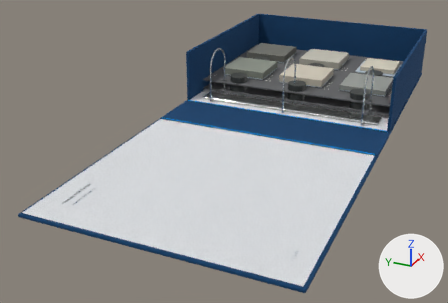
The glTF model volume-3-model.glb: old version first, new version second.
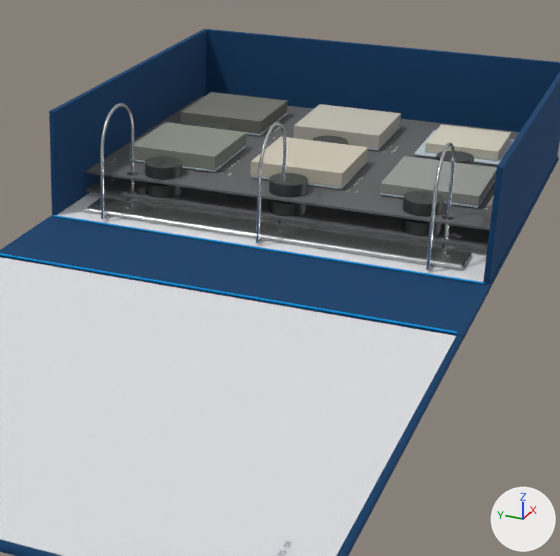
There are two pictures of each version: one whole from a 50 mm lens placed at (-0.752, -0.253, 0.306), pointed at (-0.089, 0.046, -0.026), one close up on the part from 36% to 94% of the width and 0% to 85% of the height. Every picture has the same lights, and +X, +Y and +Z are marked at lower right. The first two pictures are the older version. Where no turn or scale is listed for an object, it has been applied to the vertices.

The older version as bpy lines, for what is in view:
```python
ob_cover_flexible_hinge = bpy.data.objects.new('Cover flexible hinge', me_cover_flexible_hinge_001)
ob_cover_flexible_hinge.location = (0.0, 0.0, 0.0)
ob_host_board_t_1 = bpy.data.objects.new('Host_board_T-1', me_cube_027)
ob_host_board_t_1.location = (0.1066, 0.0884, 0.0208)
ob_host_board_t_3 = bpy.data.objects.new('Host_board_T-3', me_cube_029)
ob_host_board_t_3.location = (0.1066, -0.001, 0.0208)
ob_host_board_t_5 = bpy.data.objects.new('Host_board_T-5', me_cube_031)
ob_host_board_t_5.location = (0.1066, -0.0904, 0.0208)
ob_sample_t_1 = bpy.data.objects.new('Sample_T-1', me_cube_066)
ob_sample_t_1.parent = ob_page_1
ob_sample_t_1.location = (0.0622, 0.0884, 0.00806)
ob_sample_t_2 = bpy.data.objects.new('Sample_T-2', me_cube_068)
ob_sample_t_2.parent = ob_page_1
ob_sample_t_2.location = (0.156, 0.0884, 0.00806)
ob_sample_t_3 = bpy.data.objects.new('Sample_T-3', me_cube_070)
ob_sample_t_3.parent = ob_page_1
ob_sample_t_3.location = (0.0622, -0.00102, 0.00806)
ob_sample_t_4 = bpy.data.objects.new('Sample_T-4', me_cube_072)
ob_sample_t_4.parent = ob_page_1
ob_sample_t_4.location = (0.156, -0.00102, 0.00806)
ob_sample_t_5 = bpy.data.objects.new('Sample_T-5', me_cube_074)
ob_sample_t_5.parent = ob_page_1
ob_sample_t_5.location = (0.0622, -0.0904, 0.00648)
# also in view: 'Round_ring' at (0.028, -0.108, 0.037); 'Mounting_page_1' at (0.152, 0.0, 0.019); 'Mounting_page_2' at (0.152, 0.0, 0.005); 'Cover flexible hinge.001' at (0.0, 0.0, 0.0); 'Spine_3_in' at (-0.038, 0.0, -0.003)
```
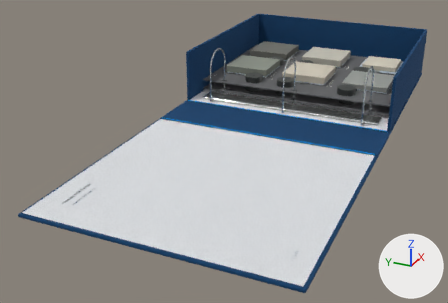
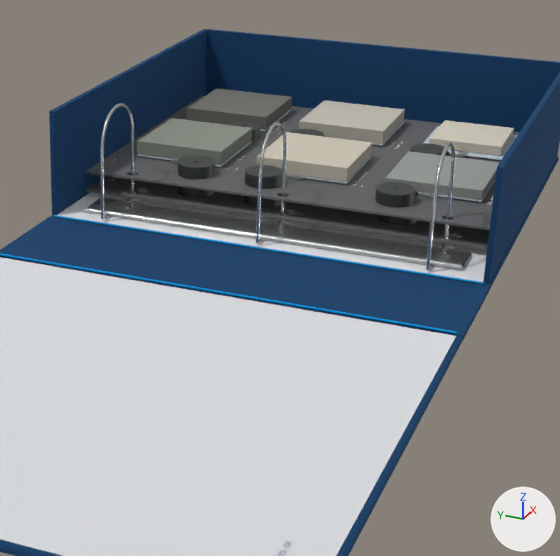
ob_tether_reel_t_1 is not drawn itself; it is the parent of ob_outlet_ferrule_t_1, ob_reel_adhesive_t_1, ob_reel_body_t_1, ob_reel_cap_t_1, ob_reel_center_t_1, ob_reel_outlet_t_1, ob_tether_outlet_t_1.
ob_tether_reel_t_3 is not drawn itself; it is the parent of ob_outlet_ferrule_t_3, ob_reel_adhesive_t_3, ob_reel_body_t_3, ob_reel_cap_t_3, ob_reel_center_t_3, ob_reel_outlet_t_3, ob_tether_outlet_t_3.
ob_tether_reel_t_5 is not drawn itself; it is the parent of ob_outlet_ferrule_t_5, ob_reel_adhesive_t_5, ob_reel_body_t_5, ob_reel_cap_t_5, ob_reel_center_t_5, ob_reel_outlet_t_5, ob_tether_outlet_t_5.
ob_tether_reel_t_6 is not drawn itself; it is the parent of ob_outlet_ferrule_t_6, ob_reel_adhesive_t_6, ob_reel_body_t_6, ob_reel_cap_t_6, ob_reel_center_t_6, ob_reel_outlet_t_6, ob_tether_outlet_t_6.

The change, as JSON lines over the scene's bpy script:
```json
{"op": "set", "path": "ob_sample_t_1.location", "old": "(0.0622, 0.0884, 0.00806)", "new": "(0.0744, 0.0884, 0.00806)"}
{"op": "set", "path": "ob_host_board_t_1.location", "old": "(0.1066, 0.0884, 0.0208)", "new": "(0.1188, 0.0884, 0.0209)"}
{"op": "set", "path": "ob_sample_t_2.location", "old": "(0.156, 0.0884, 0.00806)", "new": "(0.168, 0.0884, 0.00806)"}
{"op": "set", "path": "ob_sample_t_3.location", "old": "(0.0622, -0.00102, 0.00806)", "new": "(0.0744, -0.00102, 0.00806)"}
{"op": "set", "path": "ob_host_board_t_3.location", "old": "(0.1066, -0.001, 0.0208)", "new": "(0.1188, -0.001, 0.0209)"}
{"op": "set", "path": "ob_sample_t_4.location", "old": "(0.156, -0.00102, 0.00806)", "new": "(0.168, -0.00102, 0.00806)"}
{"op": "set", "path": "ob_sample_t_5.location", "old": "(0.0622, -0.0904, 0.00648)", "new": "(0.0744, -0.0904, 0.00648)"}
{"op": "set", "path": "ob_host_board_t_5.location", "old": "(0.1066, -0.0904, 0.0208)", "new": "(0.1188, -0.0904, 0.0209)"}
{"op": "set", "path": "ob_sample_t_6.location", "old": "(0.156, -0.0904, 0.00648)", "new": "(0.168, -0.0904, 0.00648)"}
{"op": "set", "path": "ob_host_board_t_6.location", "old": "(0.2006, -0.0904, 0.0212)", "new": "(0.2128, -0.0904, 0.0212)"}
{"op": "set", "path": "ob_tether_reel_t_1.location", "old": "(0.0157, 0.0884, 0.00509)", "new": "(0.0249, 0.0681, 0.00526)"}
{"op": "set", "path": "ob_tether_reel_t_3.location", "old": "(0.0157, -0.00102, 0.00509)", "new": "(0.0249, 0.0193, 0.00526)"}
{"op": "set", "path": "ob_tether_reel_t_3.rotation_euler", "old": "(0.0, 0.0, 1.571)", "new": "(0.0, 0.0, 0.568)", "note": "degrees (0, 0, 90) -> degrees (0, 0, 33)"}
{"op": "set", "path": "ob_tether_reel_t_5.location", "old": "(0.0157, -0.0904, 0.00509)", "new": "(0.0249, -0.0701, 0.00526)"}
{"op": "set", "path": "ob_tether_reel_t_6.location", "old": "(0.11, -0.0904, 0.00509)", "new": "(0.119, -0.0701, 0.00526)"}
{"op": "set", "path": "ob_tether_reel_t_6.rotation_euler", "old": "(0.0, 0.0, 1.571)", "new": "(0.0, 0.0, 0.568)", "note": "degrees (0, 0, 90) -> degrees (0, 0, 33)"}
{"op": "set", "path": "ob_vacant_cell.location", "old": "(0.0749, -0.0904, 0.0059)", "new": "(0.0871, -0.0904, 0.0059)"}
```

What differs and where, as boxes [x1, y1, x2, y2] in the close-ups (560 x 556 px):
```json
{"object": "Sample_T-3", "change": "moved", "before": [250, 137, 368, 187], "after": [257, 132, 372, 182]}
{"object": "Sample_T-1", "change": "moved", "before": [130, 122, 247, 170], "after": [137, 118, 252, 165]}
{"object": "Sample_T-5", "change": "moved", "before": [380, 156, 497, 206], "after": [385, 151, 499, 200]}
{"object": "Sample_T-4", "change": "moved", "before": [293, 104, 401, 148], "after": [299, 100, 405, 144]}
{"object": "Sample_T-2", "change": "moved", "before": [181, 92, 287, 134], "after": [187, 89, 292, 130]}
{"object": "Sample_T-6", "change": "moved", "before": [425, 125, 511, 160], "after": [429, 120, 514, 155]}
{"object": "Reel_cap_T-5", "change": "moved", "before": [404, 191, 444, 205], "after": [376, 182, 416, 196]}
{"object": "Reel_body_T-5", "change": "moved", "before": [403, 199, 444, 216], "after": [375, 190, 416, 207]}
{"object": "Reel_body_T-3", "change": "moved, turned", "before": [269, 180, 308, 197], "after": [245, 173, 282, 189]}
{"object": "Reel_body_T-1", "change": "moved", "before": [145, 165, 182, 180], "after": [178, 164, 215, 179]}
{"object": "Reel_cap_T-1", "change": "moved", "before": [145, 156, 182, 169], "after": [178, 156, 215, 169]}
{"object": "Reel_cap_T-3", "change": "moved, turned", "before": [270, 173, 308, 186], "after": [245, 165, 282, 178]}
{"object": "Host_board_T-6", "change": "moved", "before": [414, 130, 514, 165], "after": [424, 126, 518, 160]}
{"object": "Reel_cap_T-6", "change": "moved, turned", "before": [437, 151, 474, 163], "after": [411, 143, 444, 155]}
{"object": "Host_board_T-3", "change": "moved", "before": [250, 161, 367, 189], "after": [286, 157, 371, 184]}
{"object": "Host_board_T-5", "change": "moved", "before": [380, 180, 495, 208], "after": [417, 180, 495, 202]}
{"object": "Host_board_T-1", "change": "moved", "before": [130, 146, 246, 172], "after": [137, 141, 252, 167]}
{"object": "Reel_body_T-6", "change": "moved, turned", "before": [436, 156, 474, 165], "on screen": "not visible afterwards"}
{"object": "Reel_center_T-3", "change": "moved, turned", "before": [286, 178, 292, 180], "on screen": "not visible afterwards"}
```
